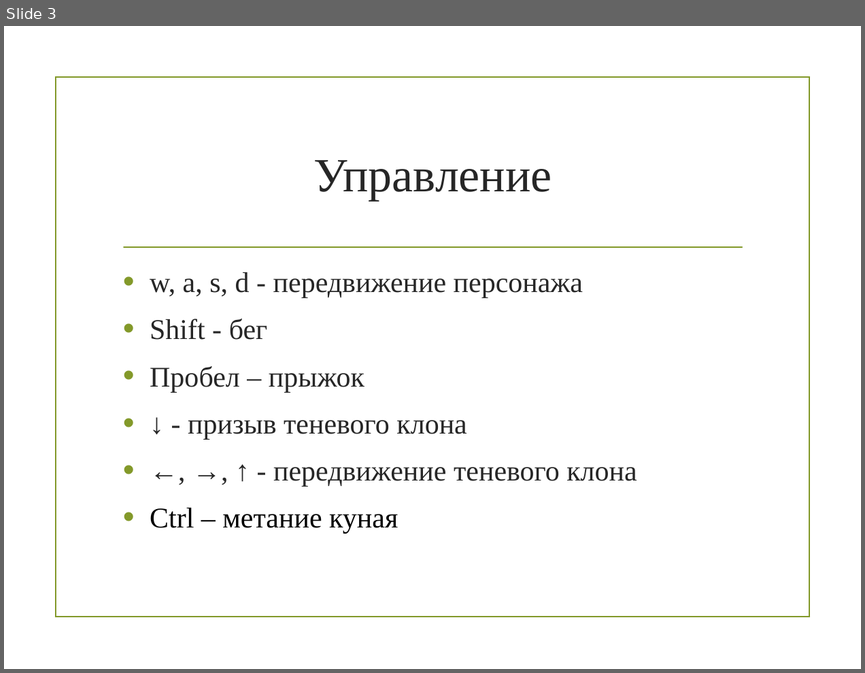
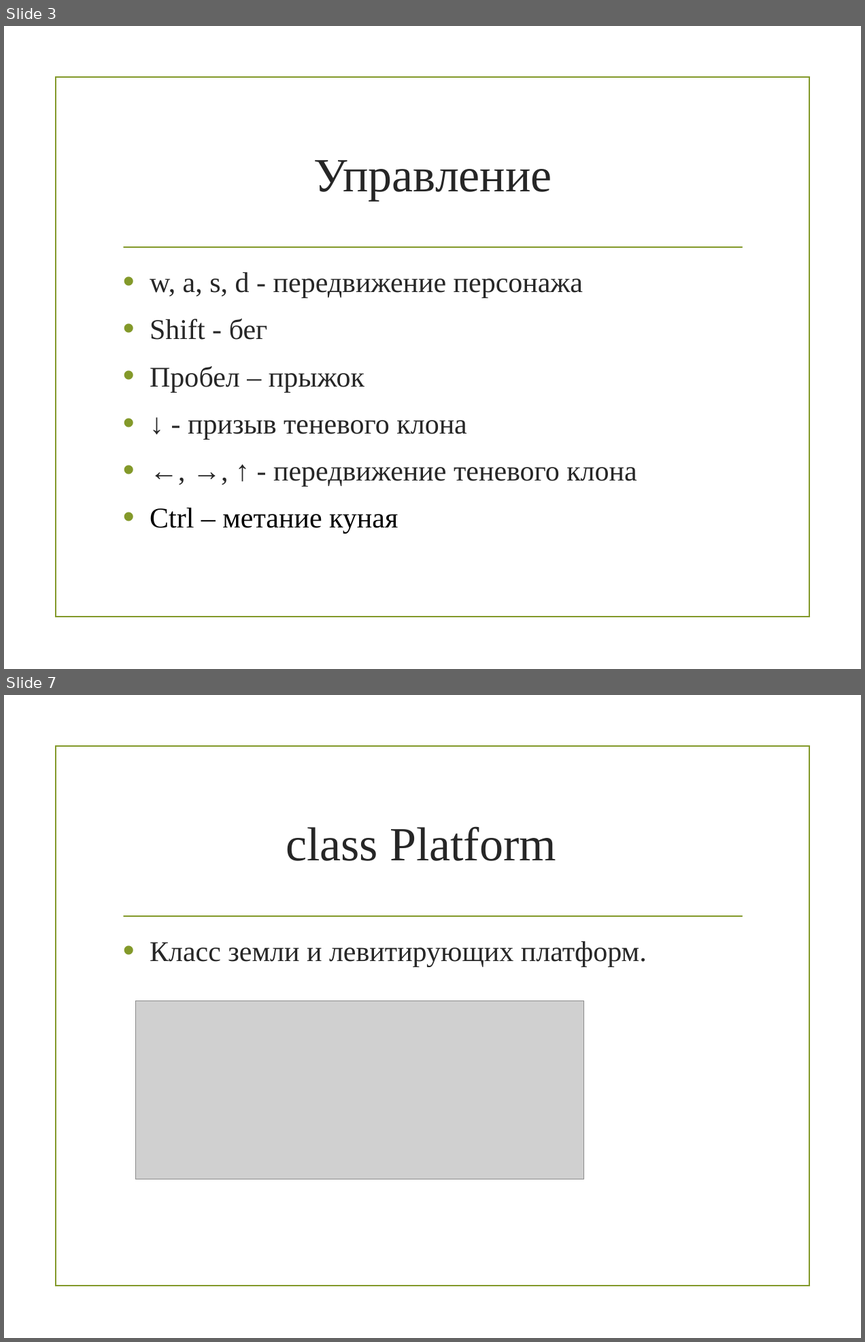
Before and after one commit to DanMak8/project_game, a slide deck: naruto.pptx. Shown one above the other, each under a label of ours: slide 3 before the commit, slides 3 and 7 after it; the slides between them are not shown. The pictures are 865x673 and 865x1342 pixels, drawn with LibreOffice and Linux fonts; fonts in the diff are those of the drawing; grey boxes stand for pictures; background and template pictures are left out. Boxes give left, top, right and bottom in pixels: in the first picture for what was removed or moved away, otherwise in the second. Text is boxed around its words. In the diff, an @@ line names an element or a change of style, - is before the commit and + after.

```diff
--- a/naruto.pptx
+++ b/naruto.pptx
@@ slide 7 added at box(4, 695, 861, 1338), background picture (left out); not listed: 2 template elements that a slide beside it also shows @@
@@ title added at box(286, 826, 556, 861), 40 pt, text #262626 @@
+class Platform
@@ text added at box(150, 941, 647, 967), 24 pt, text #262626 @@
+• Класс земли и левитирующих платформ.
@@ picture added at box(136, 1001, 584, 1179) @@
```
Also in this commit, not shown: 6 other slides added, 1 other file.
